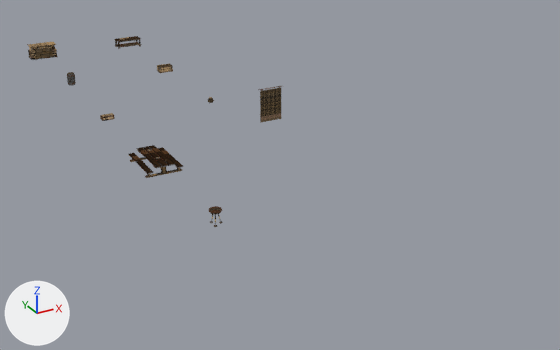
The Blender file assets/packs/underkeep/models/blueprint-room-pair.blend, before and after one commit.
The view is the same before and after, from a camera (50 mm lens) standing at (-6.1, -30.3, 7.9) and looking at (3.7, -12.4, -1.1). Arrows for +X, +Y and +Z are at lower left; the lights stay in place. The older version comes first.

Script lines for the objects in view, before the commit:
```python
ob_room_crate_large = bpy.data.objects.new('room-crate-large', me_room_crate_large)
ob_room_crate_large.location = (3.4, -4.0, 0.0)
ob_room_crate_small = bpy.data.objects.new('room-crate-small', me_room_crate_small)
ob_room_crate_small.location = (0.0, -8.0, 0.0)
ob_room_hearth = bpy.data.objects.new('room-hearth', me_room_hearth)
ob_room_hearth.location = (0.0, 0.0, 0.0)
ob_room_table_and_benches = bpy.data.objects.new('room-table-and-benches', me_room_table_and_benches)
ob_room_table_and_benches.location = (0.0, -12.0, 0.0)
ob_room_tapestry = bpy.data.objects.new('room-tapestry', me_room_tapestry)
ob_room_tapestry.location = (3.4, -12.0, 0.0)
```
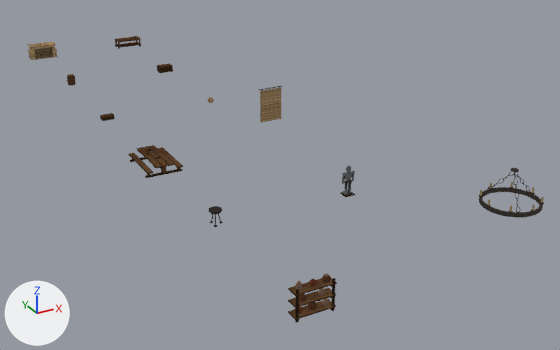
What differs and where, as boxes [x1, y1, x2, y2] in the pictures (560 x 350 px):
'room-pottery-shelves', added (brown): after [288, 274, 337, 323]
'room-chandelier', added: after [479, 168, 544, 217]
'room-armor-display', added: after [340, 166, 355, 197]
part 1 of me_room_hearth, surface changed (lighter): [28, 44, 58, 60] in both
part 2 of me_room_crate_large, surface changed: [157, 64, 173, 73] in both
part 3 of me_room_crate_small, surface changed: [100, 113, 115, 121] in both
part 4 of me_room_table_and_benches, surface changed: [128, 145, 183, 178] in both
part 5 of me_room_tapestry, surface changed (lighter): [259, 86, 282, 123] in both

The change, as a list of edits to the scene's bpy script:
```text
Change me_room_hearth:
    where me_room_hearth.from_pydata(...)  # 5382 vertices, 1794 faces; spans x -0.498..0.498, y -0.495..0.0, z 0.0..0.5
    me_room_hearth part 1: texture (UV) coordinates of 1774 of 1794 faces, centred in x -0.498..0.498, y -0.495..0.0, z 0.0..0.499, changed; they spanned u 0.0..1.0, v 0.69..1.0 and now span u 0.0..1.0, v 0.63..0.88
Change me_room_crate_large:
    where me_room_crate_large.from_pydata(...)  # 1584 vertices, 528 faces; spans x -0.248..0.248, y -0.497..-0.192, z 0.0..0.22
    me_room_crate_large part 2: texture (UV) coordinates of 528 of 528 faces, centred in x -0.248..0.248, y -0.497..-0.192, z 0.0..0.22, changed; they spanned u 0.0..0.99, v 0.69..1.0 and now span u 0.0..0.99, v 0.62..1.0
Change me_room_crate_small:
    where me_room_crate_small.from_pydata(...)  # 1584 vertices, 528 faces; spans x -0.188..0.188, y -0.497..-0.289, z 0.0..0.135
    me_room_crate_small part 3: texture (UV) coordinates of 528 of 528 faces, centred in x -0.188..0.188, y -0.497..-0.289, z 0.0..0.135, changed; they spanned u 0.03..0.95, v 0.69..0.88 and now span u 0.06..0.98, v 0.62..0.88
Change me_room_table_and_benches:
    where me_room_table_and_benches.from_pydata(...)  # 3528 vertices, 1176 faces; spans x -0.485..0.485, y -1.235..0.235, z 0.0..0.306
    me_room_table_and_benches part 4: texture (UV) coordinates of 1176 of 1176 faces, centred in x -0.485..0.485, y -1.235..0.235, z 0.0..0.306, changed; they spanned u 0.0..0.95, v 0.69..0.85 and now span u 0.0..1.0, v 0.62..0.85
Change me_room_tapestry:
    where me_room_tapestry.from_pydata(...)  # 780 vertices, 260 faces; spans x -0.375..0.375, y -0.487..-0.451, z 0.65..1.589
    me_room_tapestry part 5: texture (UV) coordinates of 228 of 260 faces, centred in x -0.375..0.375, y -0.486..-0.451, z 0.65..1.589, changed; they spanned u 0.23..0.91, v 0.69..0.75 and now span u 0.0..0.9, v 0.63..0.74
Add ob_room_chandelier:
    ob_room_chandelier = bpy.data.objects.new('room-chandelier', me_room_chandelier)  # 5772 vertices, 1924 faces; spans x 0.385..1.615, y -1.115..0.115, z 1.27..2.0; in mat_room_chandelier (picture img_room_pair_atlas)
    ob_room_chandelier.location = (3.4, -20.0, 0.0)
Add ob_room_pottery_shelves:
    ob_room_pottery_shelves = bpy.data.objects.new('room-pottery-shelves', me_room_pottery_shelves)  # 5244 vertices, 1748 faces; spans x -0.42..0.42, y -0.49..-0.23, z 0.08..0.815; in mat_room_pottery_shelves (picture img_room_pair_atlas)
    ob_room_pottery_shelves.location = (0.0, -20.0, 0.0)
Add ob_room_armor_display:
    ob_room_armor_display = bpy.data.objects.new('room-armor-display', me_room_armor_display)  # 4644 vertices, 1548 faces; spans x -0.176..0.176, y -0.475..-0.225, z 0.0..0.737; in mat_room_armor_display (picture img_room_pair_atlas)
    ob_room_armor_display.location = (3.4, -16.0, 0.0)
```
